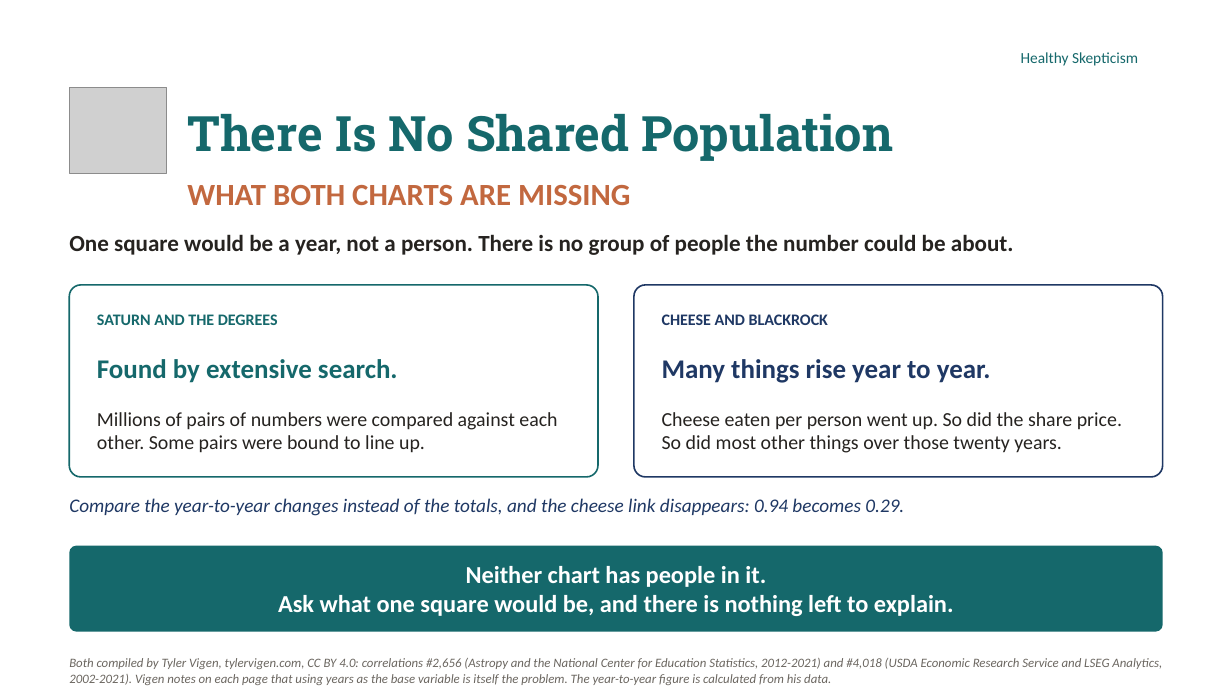
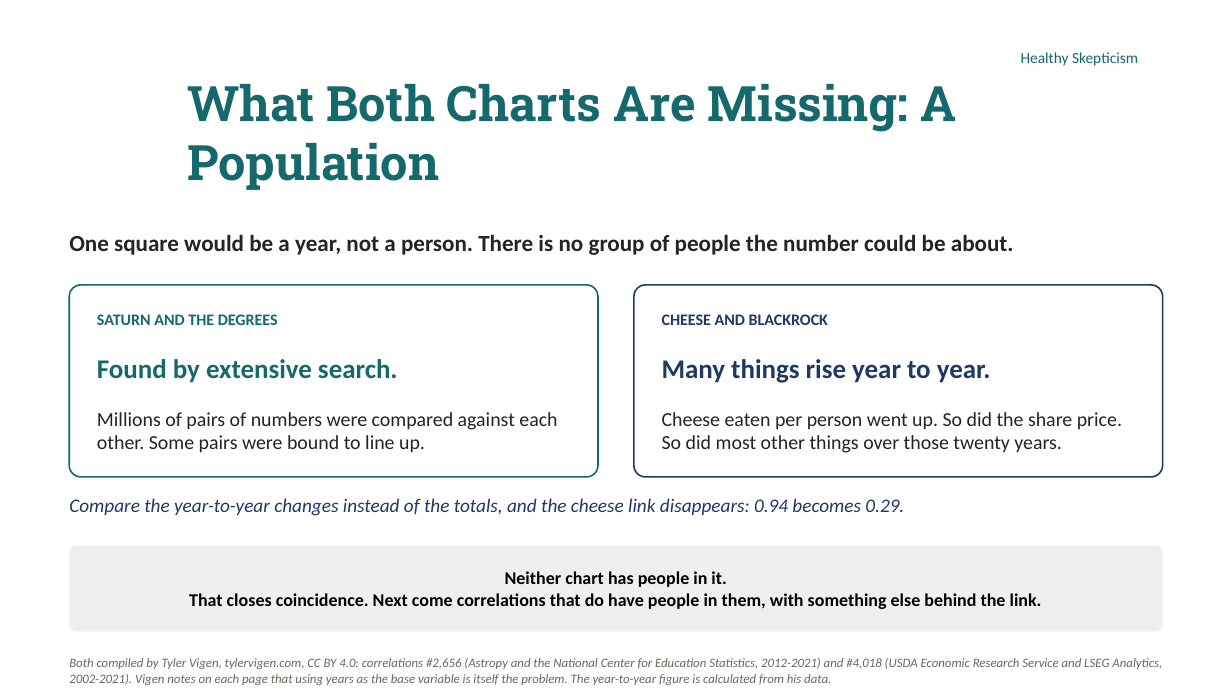
Before and after one commit to murraygmail/healthy-skepticism, a slide deck: slide 12 of materials/Day4.pptx (slide 11 before the commit). Drawn at 1232x693 pixels with LibreOffice and Linux fonts; fonts in the diff are those of the drawing; grey boxes stand for pictures; background and template pictures are left out. Boxes give left, top, right and bottom in pixels: in the first picture for what was removed or moved away, otherwise in the second. Text is boxed around its words. In the diff, an @@ line names an element or a change of style, - is before the commit and + after.

```diff
--- a/materials/Day4.pptx
+++ b/materials/Day4.pptx
@@ picture removed at [69, 87, 167, 173] @@
@@ title at [187, 84, 956, 190]: text changed @@
-There Is No Shared Population
+What Both Charts Are Missing: A Population
@@ text removed at [187, 185, 630, 205] @@
-WHAT BOTH CHARTS ARE MISSING
@@ rounded rectangle "Neither chart has people in ..." at [69, 546, 1163, 632]: fill #15686B to #EFEFEF @@
@@ text in rounded rectangle at [189, 593, 1042, 609]: text changed; size 19 to 14 pt; text colour #FFFFFF to #000000 @@
-Ask what one square would be, and there is nothing left to explain.
+That closes coincidence. Next come correlations that do have people in them, with something else behind the link.
@@ text in rounded rectangle at [505, 571, 726, 587]: size 19 to 14 pt, text colour #FFFFFF to #000000 in "Neither chart has people in it." @@
```
Also in this commit, not shown: 16 other slides changed, 6 slides added, 6 slides removed, 3 other files.
